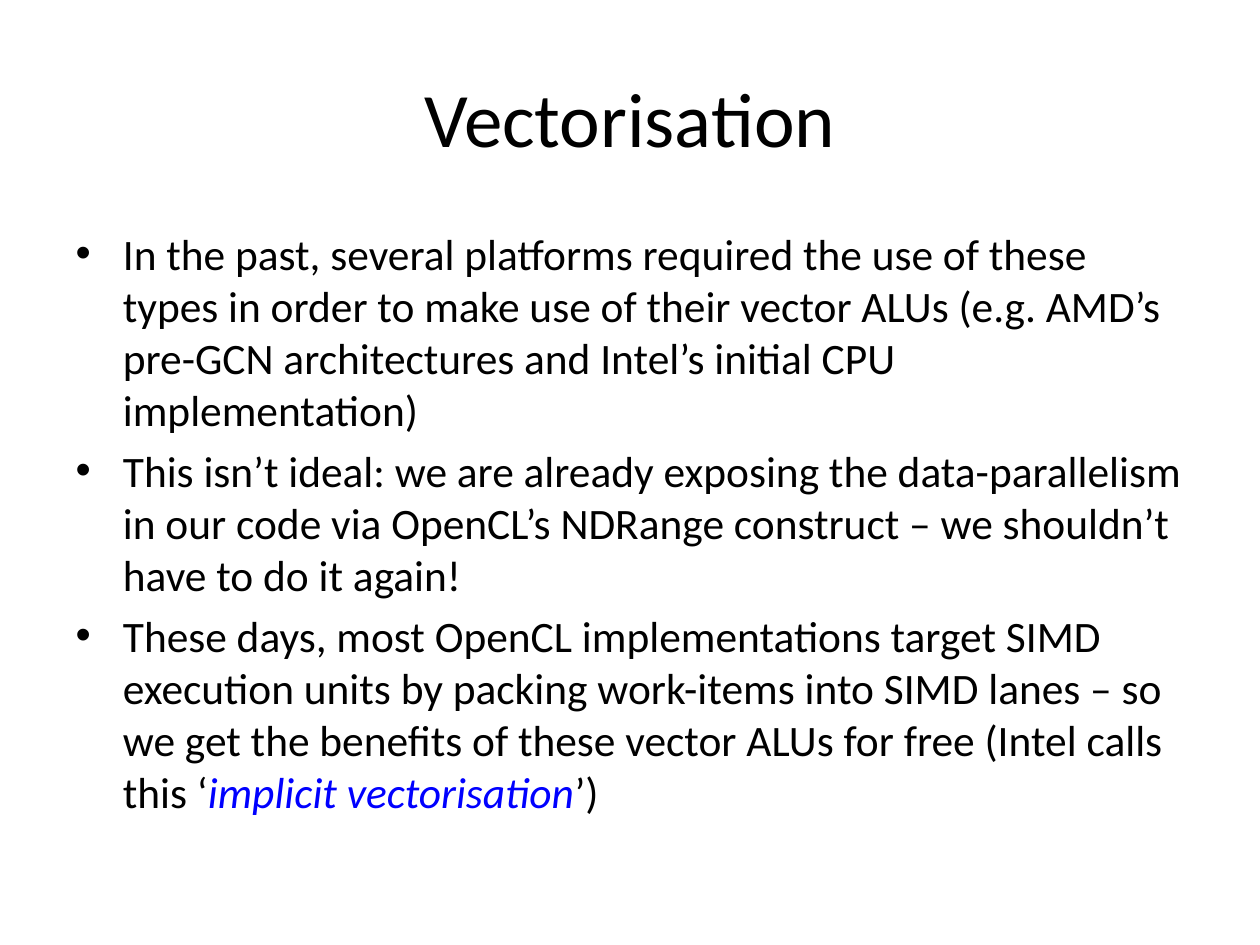
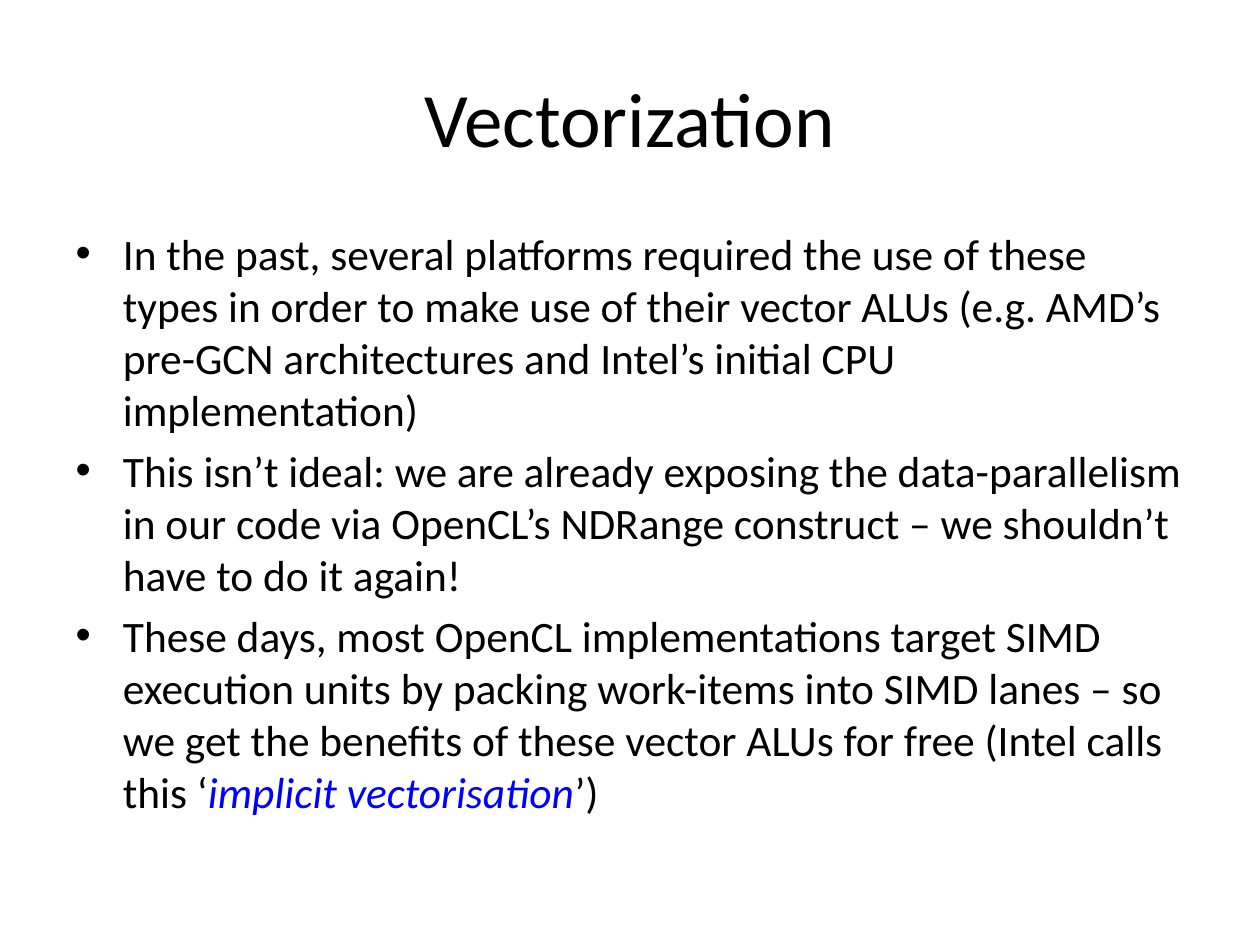
Before and after one commit to UoB-HPC/opencl-training-code, a slide deck: slide 66 of slides/advanced_part3.pptx (slide 65 before the commit). Drawn at 1260x945 pixels with LibreOffice and Linux fonts; fonts in the diff are those of the drawing. Boxes give left, top, right and bottom in pixels: in the first picture for what was removed or moved away, otherwise in the second. Text is boxed around its words. In the diff, an @@ line names an element or a change of style, - is before the commit and + after.

```diff
--- a/slides/advanced_part3.pptx
+++ b/slides/advanced_part3.pptx
@@ title at (425,93,835,148): text changed @@
-Vectorisation
+Vectorization
```
Also in this commit, not shown: 46 other slides changed, 2 slides added, 1 slide removed, 1 other file.
